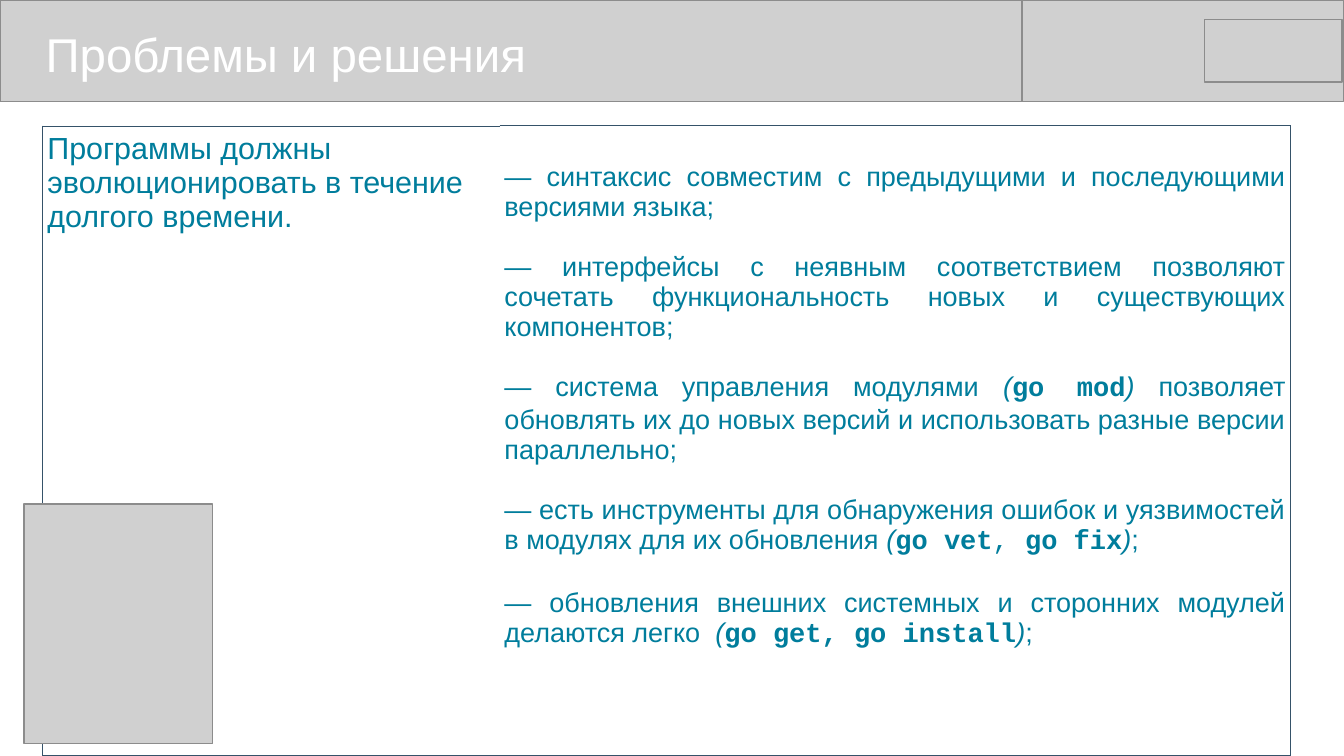
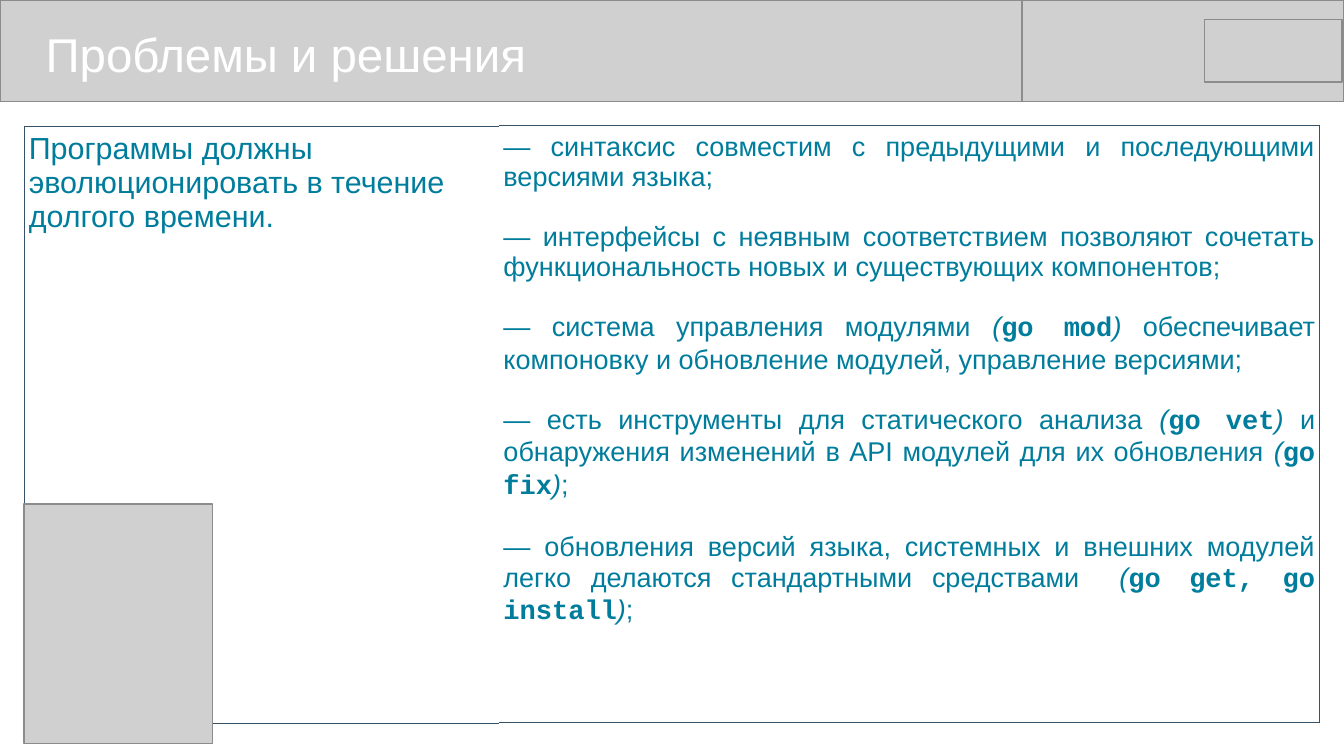
Before and after one commit to mike-shock/Go_language, a slide deck: slide 10 of view/Go_View.odp. Drawn at 1344x756 pixels with LibreOffice and Linux fonts; fonts in the diff are those of the drawing; grey boxes stand for pictures. Boxes give left, top, right and bottom in pixels: in the first picture for what was removed or moved away, otherwise in the second. Text is boxed around its words. In the diff, an @@ line names an element or a change of style, - is before the commit and + after.

```diff
--- a/view/Go_View.odp
+++ b/view/Go_View.odp
@@ table at <box>24,126,1321,692</box> @@
-row 1, column 2: — синтаксис совместим с предыдущими и последующими версиями языка; / — интерфейсы с неявным соответствием позволяют сочетать функциональность новых и существующих компонентов; / — система управления модулями (go mod) позволяет обновлять их до новых версий и использовать разные версии параллельно; / — есть инструменты для обнаружения ошибок и уязвимостей в модулях для их обновления (go vet, go fix); / — обновления внешних системных и сторонних модулей делаются легко (go get, go install);
+row 1, column 2: — синтаксис совместим с предыдущими и последующими версиями языка; / — интерфейсы с неявным соответствием позволяют сочетать функциональность новых и существующих компонентов; / — система управления модулями (go mod) обеспечивает компоновку и обновление модулей, управление версиями; / — есть инструменты для статического анализа (go vet) и обнаружения изменений в API модулей для их обновления (go fix); / — обновления версий языка, системных и внешних модулей легко делаются стандартными средствами (go get, go install);
@@ table: place and size @@
-table at <box>43,126,1292,715</box>
+table at <box>24,126,1321,692</box>
```
Also in this commit, not shown: 11 other slides changed, 3 other files.
